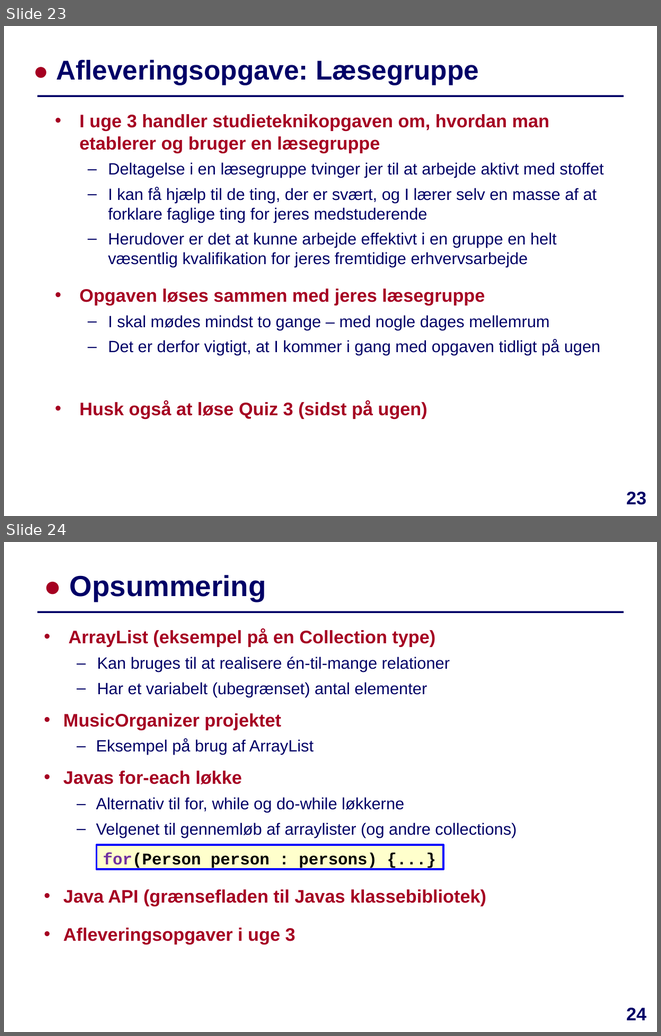
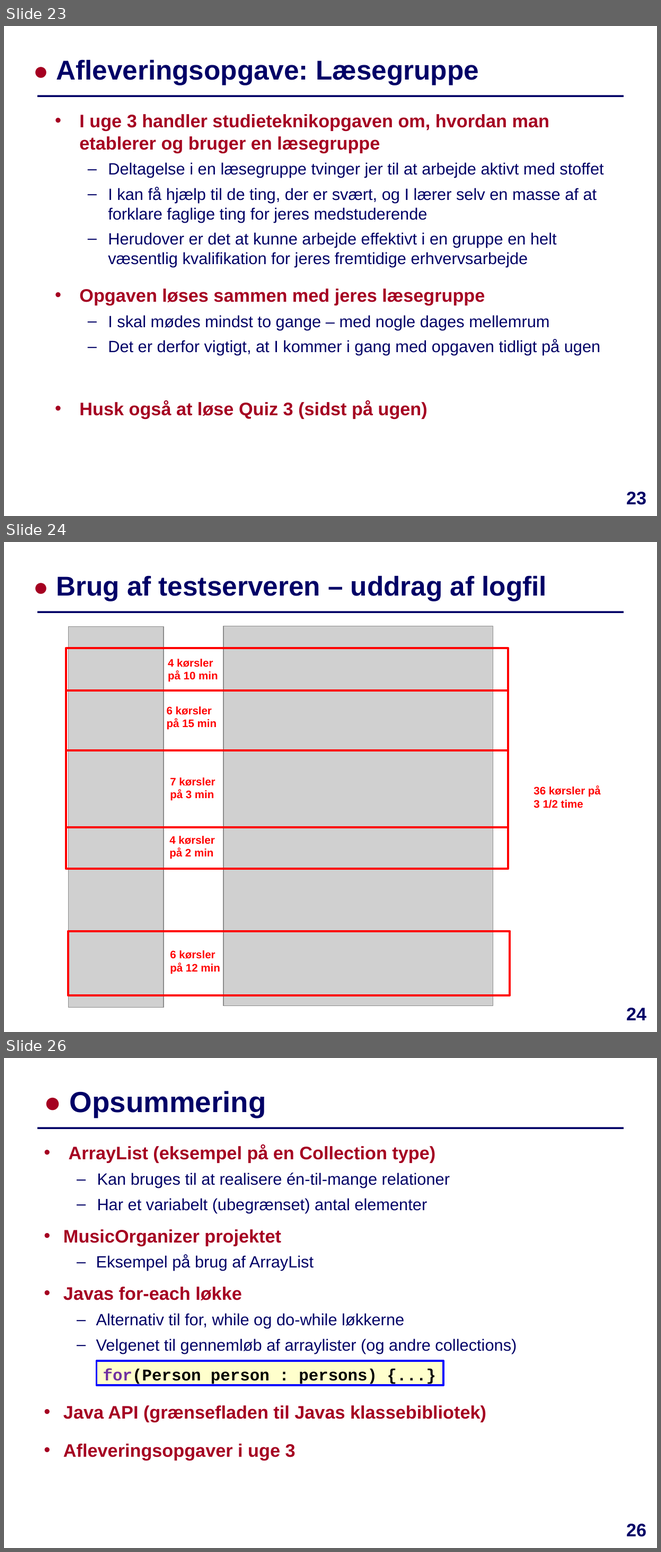
Before and after one commit to IntProgAU/Materiale, a slide deck: web/e22/uge_3a/Slides-Uge3-Mandag.pptx. Shown one above the other, each under a label of ours: slides 23 and 24 before the commit, slides 23, 24 and 26 after it; the slides between them are not shown. The pictures are 661x1036 and 661x1552 pixels, drawn with LibreOffice and Linux fonts; fonts in the diff are those of the drawing; grey boxes stand for pictures. Boxes give left, top, right and bottom in pixels: in the first picture for what was removed or moved away, otherwise in the second. Text is boxed around its words. In the diff, an @@ line names an element or a change of style, - is before the commit and + after.

```diff
--- a/web/e22/uge_3a/Slides-Uge3-Mandag.pptx
+++ b/web/e22/uge_3a/Slides-Uge3-Mandag.pptx
@@ slide 24 added at box(4, 542, 657, 1032), background #FFFFFF; not listed: 1 template element that a slide beside it also shows @@
@@ title added at box(56, 575, 547, 601), 30 pt, text #000066, bold @@
+● Brug af testserveren – uddrag af logfil
@@ picture added at box(68, 626, 164, 1007) @@
@@ picture added at box(223, 626, 493, 1006) @@
@@ text added at box(533, 786, 601, 808), 12 pt, text #FF0000, bold @@
+36 kørsler på 3 1/2 time
@@ group added at box(66, 649, 510, 995): 5 rectangles @@
@@ group added at box(167, 659, 220, 974): 5 texts @@
+4 kørsler på 10 min
+6 kørsler på 15 min
+7 kørsler på 3 min
+4 kørsler på 2 min
+6 kørsler på 12 min
@@ page number added at box(626, 1007, 646, 1020), 20 pt, text #000066, bold @@
+24
@@ what was slide 24 is now slide 26 @@
@@ page number at box(626, 1523, 646, 1537): text changed @@
-24
+26
```
Also in this commit, not shown: 1 other slide added, 1 other file.
